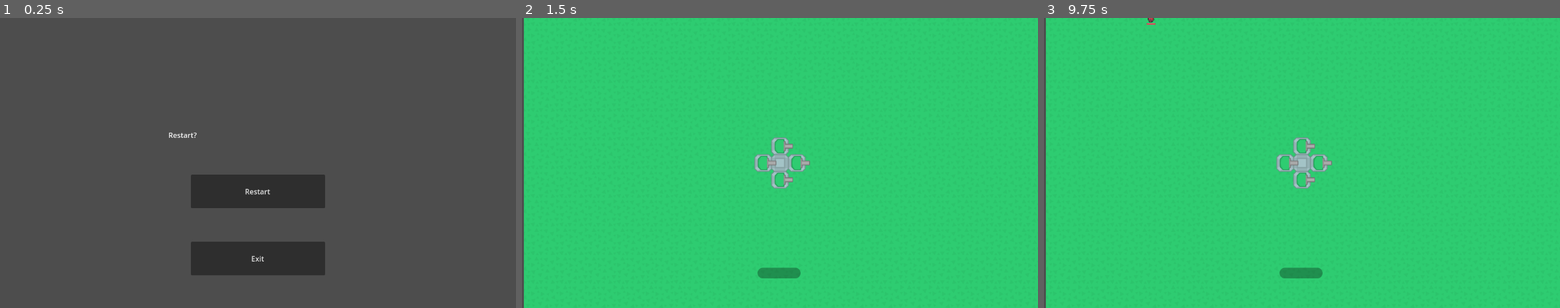
Above: before the commit, frames 1-3 (left to right).
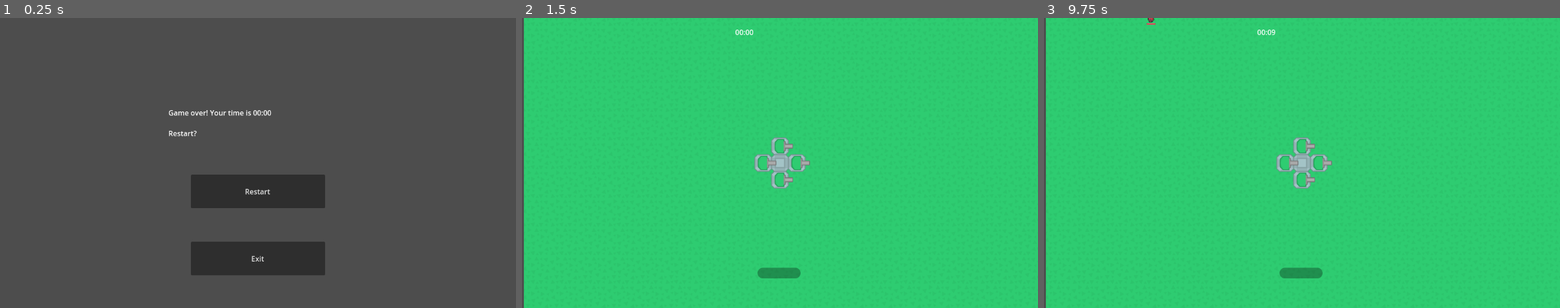
Above: after the commit, the same moments.

Repository: Quilfort/gamedevjs-2025
Game: Godot game, scene res://Scenes/Menu/restart_menu.tscn
The game is run twice, just before and just after one commit, with the same random seed, the same clock (stepped at 60 frames per second) and the same inputs. This scene is started directly instead of the project's main scene. Sound files missing from this copy of the repository are replaced by a short silence.
Inputs:
- Up to frame 1 (0.25 s): no input
- Up to frame 2 (1.5 s): click "Restart" at 0.5 s; tap Enter at 1.25 s
- Up to frame 3 (9.75 s): tap Space at 2, 3.5, 5 s; tap Enter at 2.75, 4.25 s

The runs differ from the first frame. In frame 1, 0.3% of the frame differs, in the area x 32-53%, y 31-42%; in frame 2, less than 0.1%; in frame 3, less than 0.1%.

Commit message:
Added GameTimer

Diff:
--- a/gamedev-2025/Scenes/Menu/main_menu.tscn
+++ b/gamedev-2025/Scenes/Menu/main_menu.tscn
@@ -48,7 +48,7 @@
 
 [node name="BackgroundMusic" type="AudioStreamPlayer" parent="Audio"]
 stream = ExtResource("4_bkn8n")
-volume_db = -20.0
+volume_db = -15.0
 
 [connection signal="pressed" from="Control/StartButton" to="." method="_on_start_button_pressed"]
 [connection signal="pressed" from="Control/ExitButton" to="." method="_on_exit_button_pressed"]
--- a/gamedev-2025/Scenes/Menu/restart_menu.tscn
+++ b/gamedev-2025/Scenes/Menu/restart_menu.tscn
@@ -17,10 +17,13 @@
 [node name="RestartMenuLabel" type="RichTextLabel" parent="Control"]
 layout_mode = 0
 offset_left = 376.0
-offset_top = 250.0
+offset_top = 200.0
 offset_right = 776.0
-offset_bottom = 290.0
-text = "Restart?"
+offset_bottom = 300.0
+text = " \"Game over! , Your time is  get_final_time()
+
+\\n\\nRestart?\""
+fit_content = true
 
 [node name="RestartButton" type="Button" parent="Control"]
 layout_mode = 0
--- a/gamedev-2025/Scenes/battlefield.tscn
+++ b/gamedev-2025/Scenes/battlefield.tscn
@@ -120,6 +120,19 @@
 volume_db = -25.0
 autoplay = true
 
+[node name="GameTimer" type="Node" parent="."]
+
+[node name="GameTimerLabel" type="RichTextLabel" parent="GameTimer"]
+anchors_preset = 5
+anchor_left = 0.5
+anchor_right = 0.5
+offset_left = -100.0
+offset_top = 20.0
+offset_right = 100.0
+offset_bottom = 60.0
+grow_horizontal = 2
+text = "GameTimer"
+
 [connection signal="timeout" from="Main/StartTimer" to="." method="_on_start_timer_timeout"]
 [connection signal="timeout" from="North/NorthSpawnTimer" to="." method="_on_north_spawn_timer_timeout"]
 [connection signal="timeout" from="South/SouthSpawnTimer" to="." method="_on_south_spawn_timer_timeout"]
--- a/gamedev-2025/Scripts/Menu/restart_menu.gd
+++ b/gamedev-2025/Scripts/Menu/restart_menu.gd
@@ -2,15 +2,31 @@
 @onready var accept_sfx: AudioStreamPlayer = $Audio/AcceptSFX
 @onready var exit_sfx: AudioStreamPlayer = $Audio/ExitSFX
 @onready var background_music: AudioStreamPlayer = $Audio/BackgroundMusic
+@onready var restart_menu_label: RichTextLabel = $Control/RestartMenuLabel
 
 # Called when the node enters the scene tree for the first time.
 func _ready() -> void:
 	background_music.play()
+	show_message()
+
+func show_message():
+	var final_time = get_final_time()
+	var message = ""
+
+	if final_time:
+		restart_menu_label.text = "Game over! Your time is " + get_final_time() + "\n\nRestart?"
+	else:
+		restart_menu_label.text = "Game over!\n\nRestart?"
 
 
-# Called every frame. 'delta' is the elapsed time since the previous frame.
-func _process(delta: float) -> void:
-	pass
+
+func get_final_time():
+	var seconds = int(GameManager.get_elapsed_time()) % 60
+	var minutes = int(GameManager.get_elapsed_time()) / 60
+	var final_time = "%02d:%02d" % [minutes, seconds]
+	return final_time
+
+
 
 func _on_restart_button_pressed() -> void:
 	accept_sfx.play()
--- a/gamedev-2025/Scripts/Singleton/game_manager.gd
+++ b/gamedev-2025/Scripts/Singleton/game_manager.gd
@@ -1,4 +1,7 @@
 extends Node
+
+# Game Timer
+var elapsed_time := 0.0
 
 # Experience
 signal exp_updated(current_exp, exp_to_next)
@@ -8,7 +11,7 @@
 var exp_growth_factor := 1.3
 
 #Tower Attack
-var tower_attack_init: int = 1
+var tower_attack_init: int = 0.01
 var tower_attack_north: int = tower_attack_init
 var tower_attack_east:int  = tower_attack_init
 var tower_attack_south:int  = tower_attack_init
@@ -112,15 +115,27 @@
 func play_power_up_sound():
 	var player = AudioStreamPlayer.new()
 	player.stream = load("res://Assets/Audio/Experience/PowerUp1.wav")
-	player.bus = "Master" # or "SFX", whatever your audio setup is
+	player.bus = "Master"
 	player.volume_db = -10.0
-	get_tree().root.add_child(player) # Add to scene tree so it plays
+	get_tree().root.add_child(player)
 	player.play()
 	await get_tree().create_timer(player.stream.get_length()).timeout
 	player.queue_free()
 
+# Game Timer
+func add_time(delta: float):
+	elapsed_time += delta
+
+func get_elapsed_time() -> float:
+	return elapsed_time
+
+func reset_game_timer():
+	elapsed_time = 0.0
 
 func reset_game_values():
+	#Game Timer
+	reset_game_timer()
+
 	# Experience
 	current_level = 1
 	current_exp = 0.0
--- a/gamedev-2025/Scripts/battlefield.gd
+++ b/gamedev-2025/Scripts/battlefield.gd
@@ -1,20 +1,28 @@
 extends Node2D
 
+
+#Audio
 @onready var background_music: AudioStreamPlayer = $Audio/BackgroundMusic
+
+#Enemy Instances
 @export var enemy_scene: PackedScene
+
+#GameTimer
+@onready var game_timer_label: RichTextLabel = $GameTimer/GameTimerLabel
+
 
 var active_enemies_north: Array = []
 var active_enemies_east: Array = []
 var active_enemies_south: Array = []
 var active_enemies_west: Array = []
 
-# Called when the node enters the scene tree for the first time.
 func _ready() -> void:
 	new_game()
 
-# Called every frame. 'delta' is the elapsed time since the previous frame.
-func _process(_delta: float) -> void:
-	pass
+func _process(delta: float) -> void:
+	if not get_tree().paused:
+		GameManager.add_time(delta)
+		update_timer_display()
 
 func game_over():
 	%NorthSpawnTimer.start()
@@ -23,6 +31,8 @@
 	%WestSpawnTimer.start()
 
 func new_game():
+	GameManager.reset_game_timer()
+	GameManager.reset_game_values()
 	%StartTimer.start()
 
 
@@ -120,3 +130,9 @@
 				e.queue_free()
 
 	get_tree().change_scene_to_file("res://Scenes/Menu/restart_menu.tscn")
+
+# Update Game Timer
+func update_timer_display():
+	var seconds = int(GameManager.get_elapsed_time()) % 60
+	var minutes = int(GameManager.get_elapsed_time()) / 60
+	game_timer_label.text = "%02d:%02d" % [minutes, seconds]
Not shown, changed: gamedev-2025/Assets/Audio/Menu/7 - Sad Theme.ogg.import
